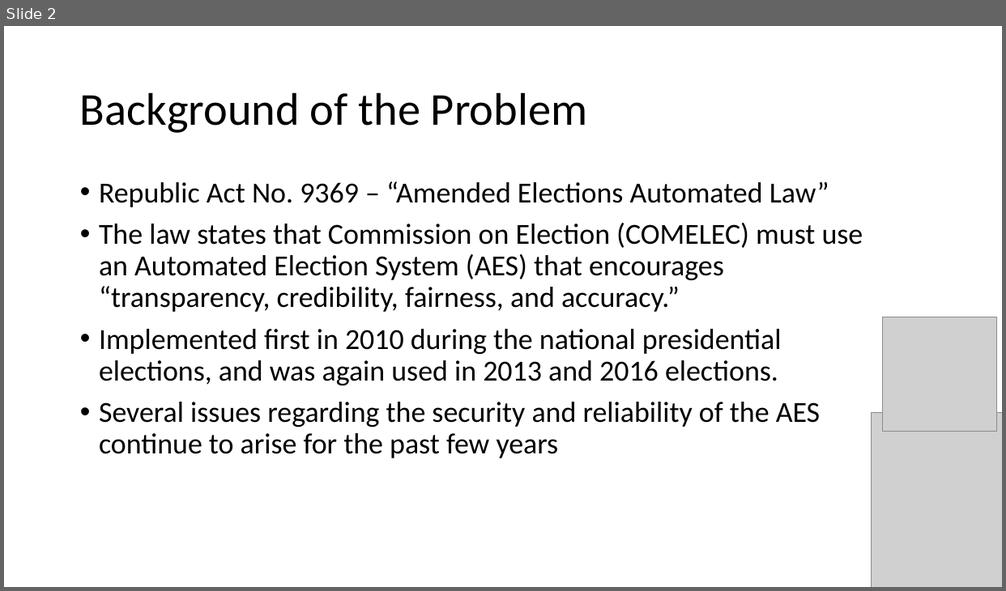
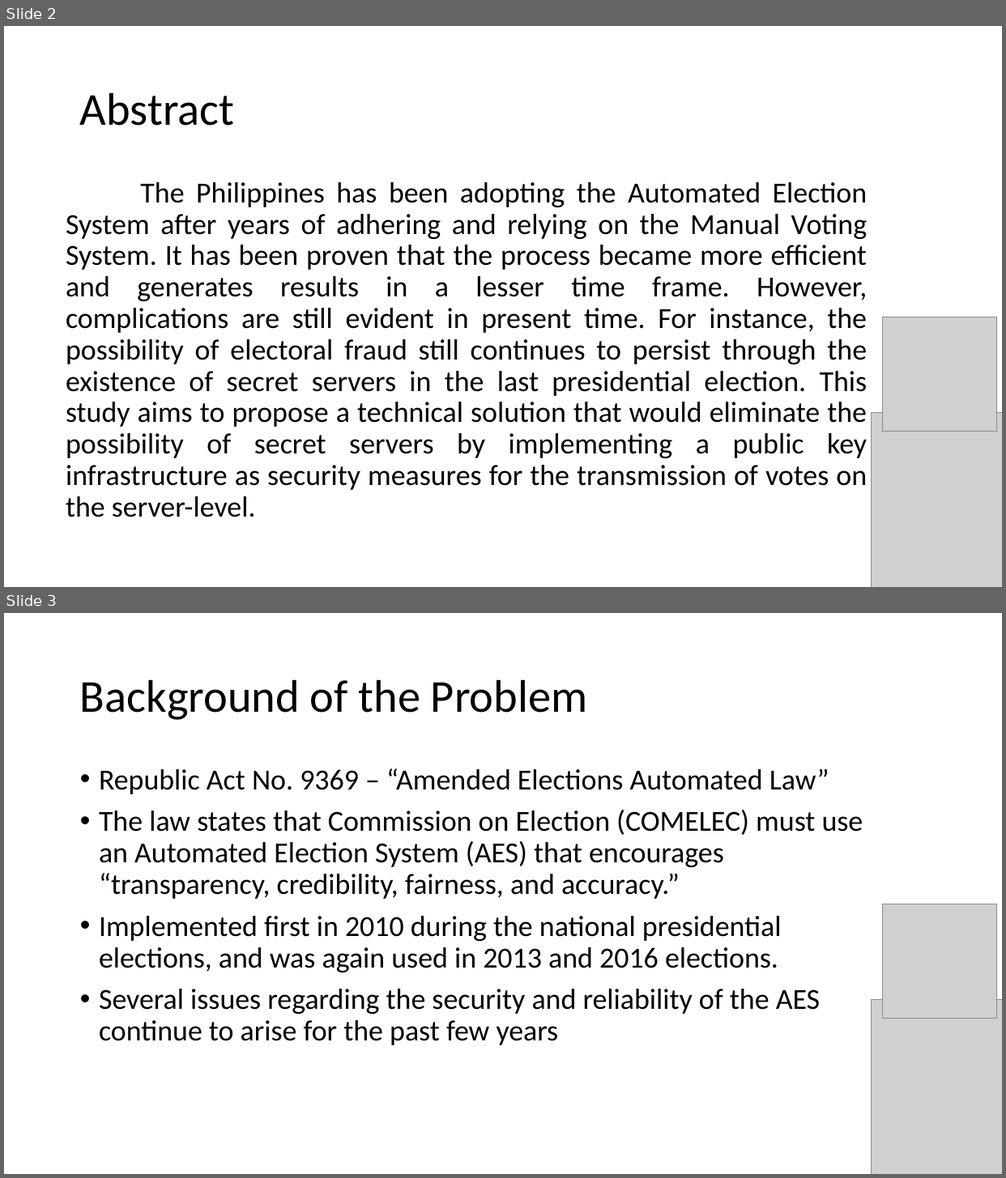
Before and after one commit to seans888/Project---Automate-Election, a slide deck: Documentation/Finals_Sysadd1.pptx. Shown one above the other, each under a label of ours: slide 2 before the commit, slides 2 and 3 after it. The pictures are 1006x591 and 1006x1178 pixels, drawn with LibreOffice and Linux fonts; fonts in the diff are those of the drawing; grey boxes stand for pictures. Boxes give left, top, right and bottom in pixels: in the first picture for what was removed or moved away, otherwise in the second. Text is boxed around its words. In the diff, an @@ line names an element or a change of style, - is before the commit and + after.

```diff
--- a/Documentation/Finals_Sysadd1.pptx
+++ b/Documentation/Finals_Sysadd1.pptx
@@ slide 2 added at [4,26,1002,587], background #FFFFFF @@
@@ title added at [80,92,235,126], 44 pt, text #000000 @@
+Abstract
@@ text added at [66,182,867,518], 28 pt, text #000000 @@
+The Philippines has been adopting the Automated Election System after years of adhering and relying on the Manual Voting System. It has been proven that the process became more efficient and generates results in a lesser time frame. However, complications are still evident in present time. For instance, the possibility of electoral fraud still continues to persist through the existence of secret servers in the last presidential election. This study aims to propose a technical solution that would eliminate the possibility of secret servers by implementing a public key infrastructure as security measures for the transmission of votes on the server-level.
@@ picture added at [883,318,997,432] @@
@@ picture added at [872,413,1002,587] @@
@@ what was slide 2 is now slide 3 @@
```
Also in this commit, not shown: 5 slides changed, 1 other slide added, 1 slide removed.
